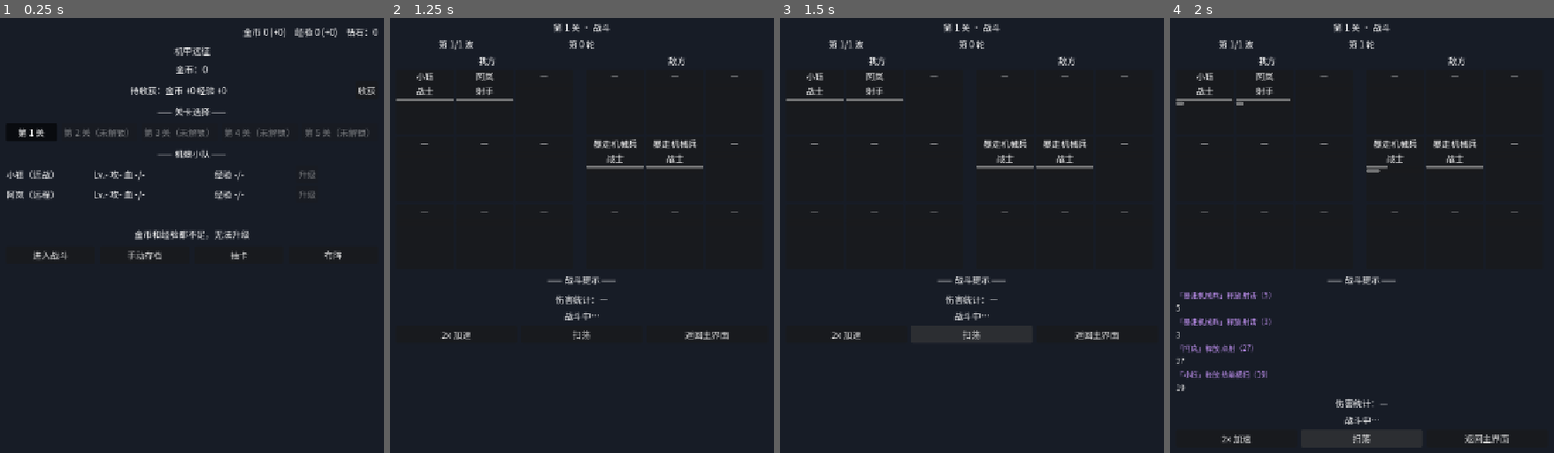
Above: before the commit, frames 1-4 (left to right).
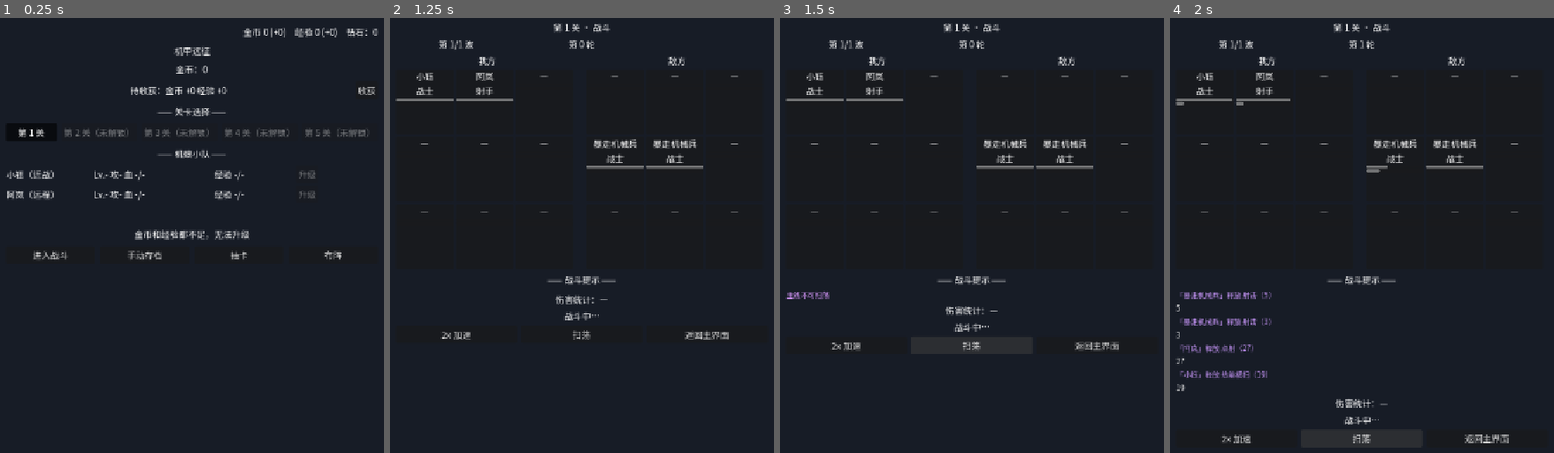
Above: after the commit, the same moments.

Repository: yingqianwang187-wq/jijiayuanzheng
Game: Godot game, scene res://scenes/Main.tscn
The game is run twice, just before and just after one commit, with the same random seed, the same clock (stepped at 60 frames per second) and the same inputs.
Inputs:
- Up to frame 1 (0.25 s): no input
- Up to frame 2 (1.25 s): click "进入战斗" at 0.5 s
- Up to frame 3 (1.5 s): click "扫荡" at 1.25 s
- Up to frame 4 (2 s): no input

Frames 1-2 are identical in both runs. In frame 3, 1.2% of the frame differs, in the area x 1-89%, y 63-77%; in frame 4, nothing differs.

Commit message:
v0.9：记录 B 修复验收与复核（小钰碎片常量迁移 Data 特批）

Diff:
--- a/scripts/game.gd
+++ b/scripts/game.gd
@@ -12,6 +12,11 @@
 # 变更规则：改本文件不涉及契约文档；但若需新增信号 / 入口，先向总指挥 A 提变更申请。
 # ==================================================================
 extends Node
+
+## 首通掉落小钰碎片（设计文档 §1.3 / 附录 B，v0.15：普通关 1 片、章节 BOSS 关 3 片）。
+## 说明：data.gd 本轮变更单只读，暂以 Game 常量承载；A 可下轮迁入 Data（"数值读 Data"）。
+const FIRST_CLEAR_XIAOYU_FRAGMENT := 1
+const FIRST_CLEAR_XIAOYU_FRAGMENT_BOSS := 3
 
 ## ---------------------------------------------------------------
 ## 当前状态（唯一事实来源；只允许本文件修改）
@@ -271,16 +276,17 @@
 	Save.save_game()
 
 ## ---------------------------------------------------------------
-## 进入关卡，开始自动节拍战斗（契约 §3.6 / §3.9 入口，v0.8 战斗 2.0）
+## 进入关卡，开始自动节拍战斗（契约 §3.6 / §3.9 入口，v0.8 战斗 2.0；v0.9 主线规则）
 ## 签名：start_battle(level: int)
-## 校验：仅接受已解锁的合法关卡（1..MAX_LEVEL 且 <= unlocked_level）
-## 流程：按阵型布阵（formation，空则自动生成）→ 敌方按模板排阵 → 应用开局被动 →
-##       发初始信号 → 启动节拍
+## 主线规则（v0.15）：不可选关——只接受"当前最高未通关的下一关"（get_next_level），
+## 其余关卡（已通关旧关 / 未解锁后关）一律拒绝。
 ## ---------------------------------------------------------------
 func start_battle(level: int) -> void:
 	if not (level is int):
 		return
-	if level < 1 or level > Data.MAX_LEVEL or level > unlocked_level:
+	if level != _next_level():
+		return
+	if level < 1 or level > Data.MAX_LEVEL:
 		return
 	if formation.size() < 2:
 		_ensure_default_formation()
@@ -1035,6 +1041,12 @@
 		if diamond_reward > 0:
 			diamond += diamond_reward
 			Contract.diamond_changed.emit(diamond)
+		# 首通掉落小钰碎片（设计文档 §1.3 / 附录 B，v0.15：普通关 1 片、章节 BOSS 关 3 片；一次性）
+		var xiaoyu_frag: int = FIRST_CLEAR_XIAOYU_FRAGMENT
+		if int(Data.CHAPTERS[1].boss_level) == level:
+			xiaoyu_frag = FIRST_CLEAR_XIAOYU_FRAGMENT_BOSS
+		fragments[&"xiao_yu"] = int(fragments.get(&"xiao_yu", 0)) + xiaoyu_frag
+		Contract.fragments_updated.emit(&"xiao_yu", int(fragments[&"xiao_yu"]))
 		# BOSS 关记录
 		if int(Data.CHAPTERS[1].boss_level) == level:
 			cleared_boss[level] = true
@@ -1328,6 +1340,21 @@
 	return _owned_mech_ids()
 
 ## ---------------------------------------------------------------
+## 只读：主线下一关（契约 §3.6 入口，v0.9 / 设计文档 v0.15）
+## = 当前最高未通关的下一关（第一个未首通的关卡）；全部通关返回 MAX_LEVEL + 1（无下一关）
+## 签名：get_next_level() -> int
+## ---------------------------------------------------------------
+func get_next_level() -> int:
+	return _next_level()
+
+## 内部：第一个未首通关卡
+func _next_level() -> int:
+	for l in range(1, Data.MAX_LEVEL + 1):
+		if not cleared_levels.has(l):
+			return l
+	return Data.MAX_LEVEL + 1
+
+## ---------------------------------------------------------------
 ## 布阵（契约 §3.6 / §3.9 入口，v0.8）：9 格选 ≤5，每格 {id, row, col}
 ## 校验：id 已拥有、row/col 0..2、格不重复、id 不重复
 ## 签名：set_formation(formation: Array)；生效后发 formation_changed
@@ -1428,12 +1455,14 @@
 		battle_timer.wait_time = Data.BATTLE_TICK_INTERVAL
 
 ## ---------------------------------------------------------------
-## 扫荡已通关关卡（契约 §3.6 / §3.9 入口，v0.8）：跳过战斗直接拿胜利奖励
-## （上阵机娘得 victory_reward_exp；非首通无金币/钻石）
+## 扫荡（契约 §3.6 / §3.9 入口，v0.8；v0.15 主线规则调整）
 ## 签名：sweep_level(level: int)
+## v0.15：主线不允许扫荡（不可重打）——扫荡仅保留给秘境（阶段 3 实装）；
+## 当前 1..MAX_LEVEL 全部为主线关卡，故一律拒绝（保留入口签名，秘境实装后复用）。
 ## ---------------------------------------------------------------
 func sweep_level(level: int) -> void:
-	if not cleared_levels.has(level) or battle.active:
+	if level >= 1 and level <= Data.MAX_LEVEL:
+		Contract.battle_prompt.emit(&"skill", "主线不可扫荡")
 		return
 	var exp_gain: int = int(Data.LEVELS[level].victory_reward_exp)
 	# 扫荡给"上阵机娘"（当前阵型；空则拥有前 5）经验
Not shown, changed: docs/变更单.md
Not shown, changed: docs/问题清单.md
